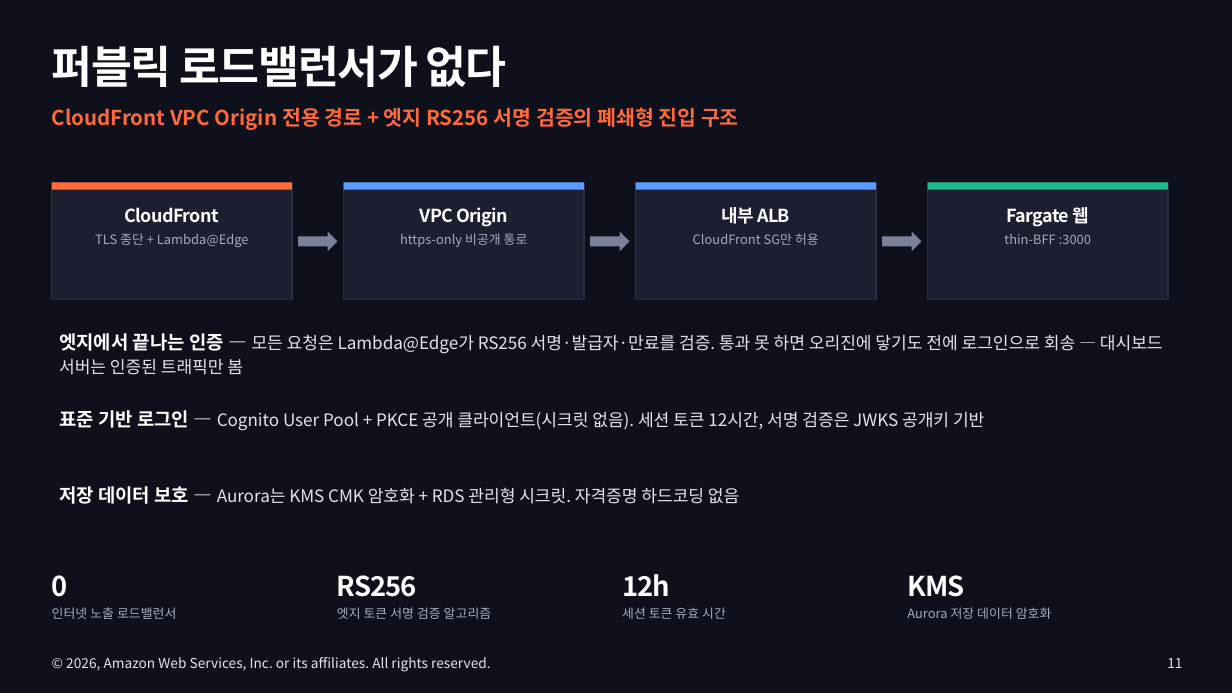
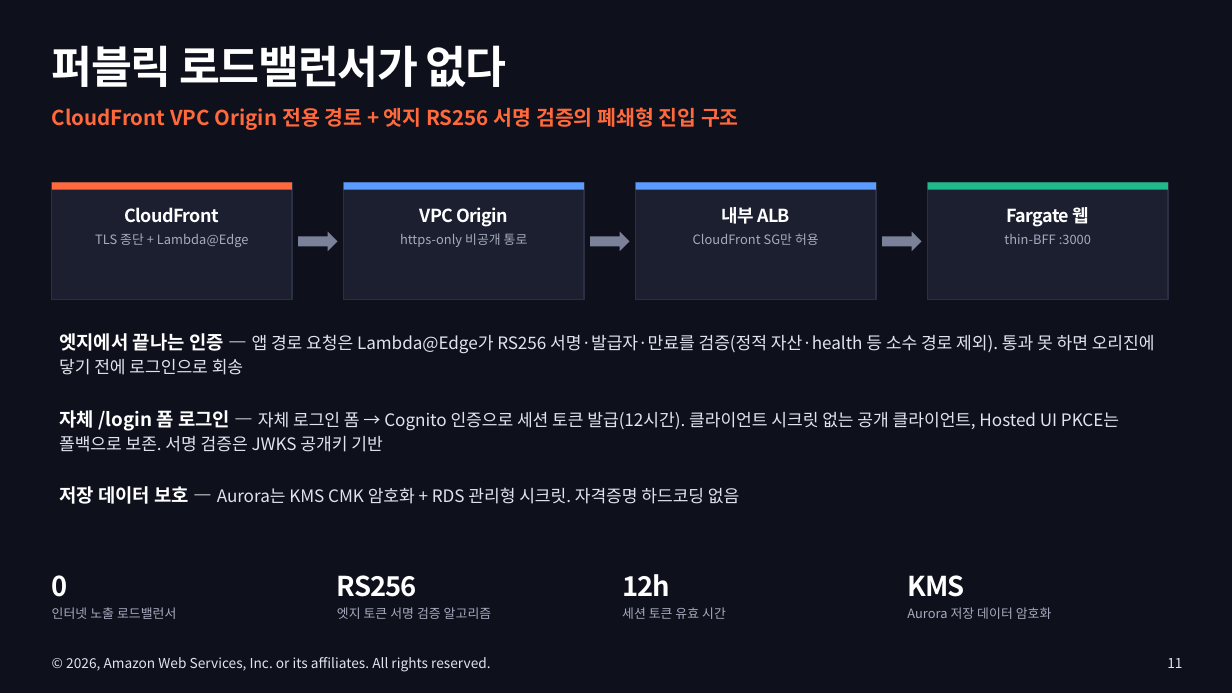
Before and after one commit to Atom-oh/awsops, a slide deck: slide 11 of docs-site/static/presentation/awsops-intro/awsops-intro.pptx. Drawn at 1232x693 pixels with LibreOffice and Linux fonts; fonts in the diff are those of the drawing. Boxes give left, top, right and bottom in pixels: in the first picture for what was removed or moved away, otherwise in the second. Text is boxed around its words. In the diff, an @@ line names an element or a change of style, - is before the commit and + after.

```diff
--- a/docs-site/static/presentation/awsops-intro/awsops-intro.pptx
+++ b/docs-site/static/presentation/awsops-intro/awsops-intro.pptx
@@ text at (59, 333, 1155, 375): text changed @@
-엣지에서 끝나는 인증 — 모든 요청은 Lambda@Edge가 RS256 서명·발급자·만료를 검증. 통과 못 하면 오리진에 닿기도 전에 로그인으로 회송 — 대시보드 서버는 인증된 트래픽만 봄
+엣지에서 끝나는 인증 — 앱 경로 요청은 Lambda@Edge가 RS256 서명·발급자·만료를 검증(정적 자산·health 등 소수 경로 제외). 통과 못 하면 오리진에 닿기 전에 로그인으로 회송
@@ text at (59, 406, 1119, 452): text changed @@
-표준 기반 로그인 — Cognito User Pool + PKCE 공개 클라이언트(시크릿 없음). 세션 토큰 12시간, 서명 검증은 JWKS 공개키 기반
+자체 /login 폼 로그인 — 자체 로그인 폼 → Cognito 인증으로 세션 토큰 발급(12시간). 클라이언트 시크릿 없는 공개 클라이언트, Hosted UI PKCE는 폴백으로 보존. 서명 검증은 JWKS 공개키 기반
```
Also in this commit, not shown: 8 other slides changed, 3 other files.
